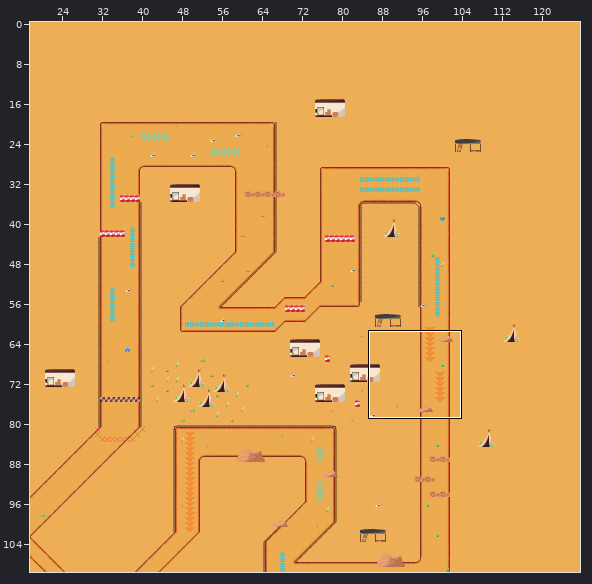
An edit to a level. Tiled map, assets/map/desert.tmx. The picture above shows the old version from afar; the outline marks the close-up.
Close-up. Before the commit:
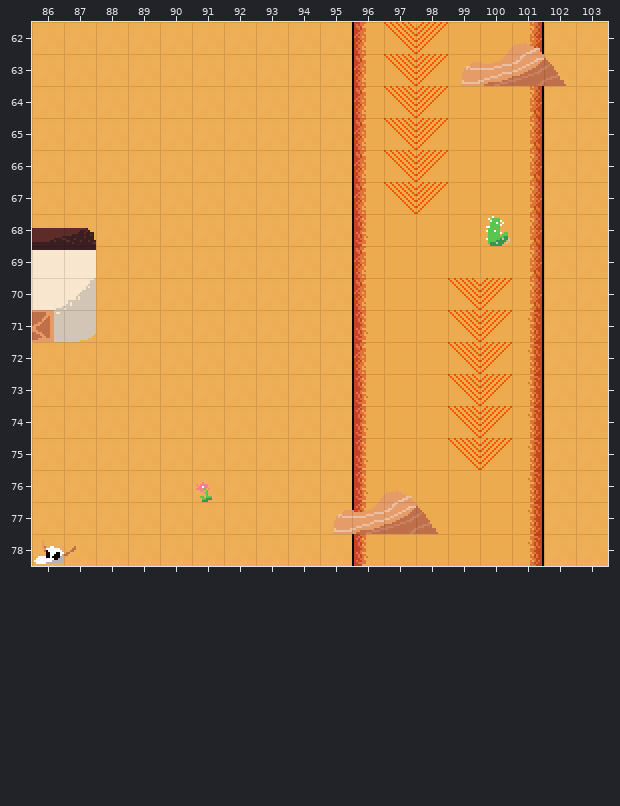
Cells are 16x16 px. Shown: x 86..103, y 62..78. The commit also changed other parts of the map, which this record leaves out. Tiles whose own drawing changed are shown in their newer look in all pictures.
After the commit:
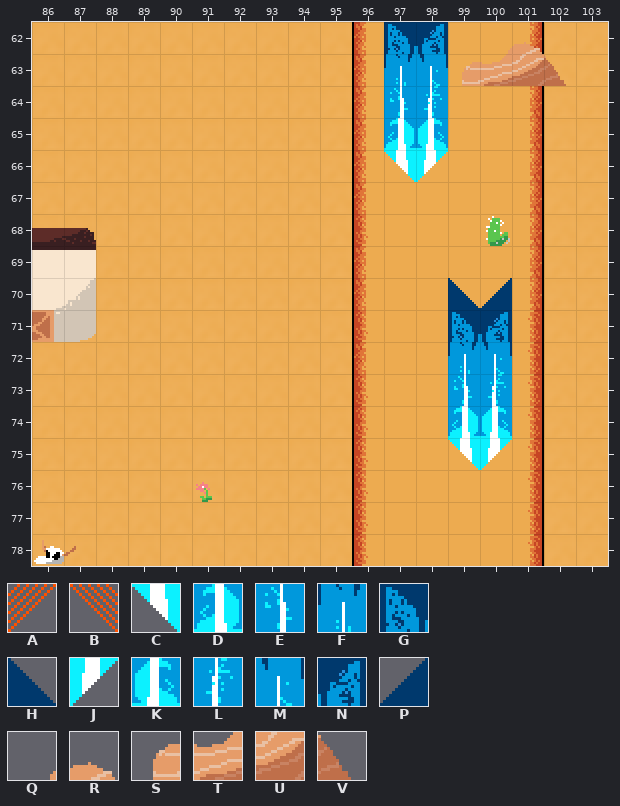
Key: from "tiles": A 60 turned 180, B 61 turned 180, C 122 turned 270, D 123 turned 270, E 124 turned 270, F 125 turned 270, G 126 turned 270, H 127 turned 270, J 154 turned 270, K 155 turned 270, L 156 turned 270, M 157 turned 270, N 158 turned 270, P 159 turned 270, Q 408, R 409, S 439, T 440, U 441, V 442.
_ is an empty cell.
Tiles replaced or removed in this view: A, B, Q, R, S, T, U, V.
Message: Updated sprites and added a full charge nitro booster
Edits made:
Changed rows in their new state; . is an unchanged cell.
Layer "Decoration":
first column x 95:
76 .__.
77 ____
Layer "Boosters":
first column x 97:
62 GN..
63 FM..
64 EL..
65 DK..
66 CJ..
67 __..
70 ..HP
71 ..GN
72 ..FM
73 ..EL
74 ..DK
75 ..CJ
Pixel boxes of the changes (left, top, right, bottom) in both close-ups:
changed: (384, 22, 448, 214)
changed: (448, 278, 512, 470)
removed: (334, 490, 438, 534)
